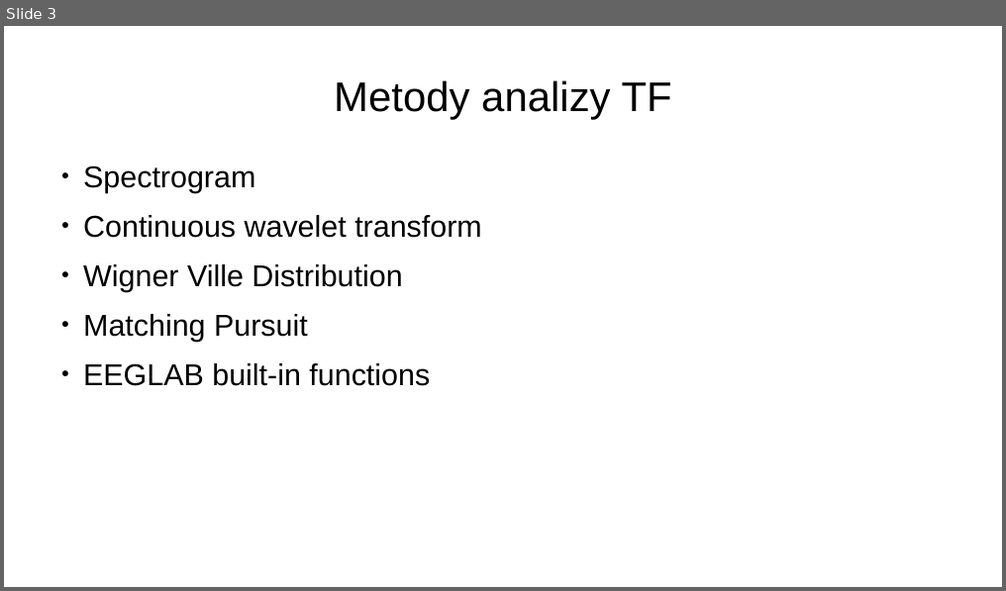
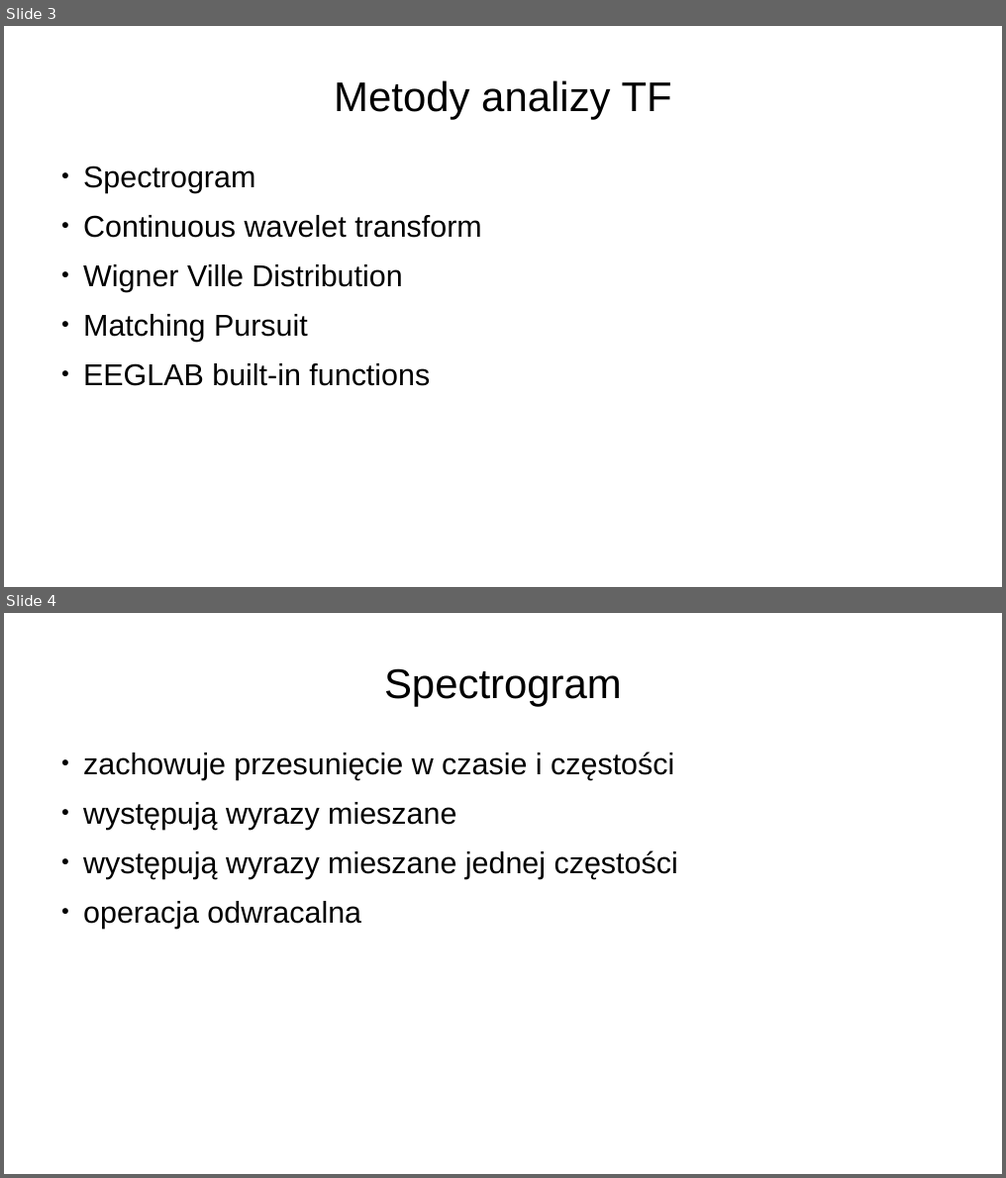
Before and after one commit to karolaug/eeg-laboratory, a slide deck: time-frequency/presentation/slides.odp. Shown one above the other, each under a label of ours: slide 3 before the commit, slides 3 and 4 after it. The pictures are 1006x591 and 1006x1178 pixels, drawn with LibreOffice and Linux fonts; fonts in the diff are those of the drawing. Boxes give left, top, right and bottom in pixels: in the first picture for what was removed or moved away, otherwise in the second. Text is boxed around its words. In the diff, an @@ line names an element or a change of style, - is before the commit and + after.

```diff
--- a/time-frequency/presentation/slides.odp
+++ b/time-frequency/presentation/slides.odp
@@ slide 4 added at <box>4,613,1002,1174</box>, background #FFFFFF @@
@@ title added at <box>384,668,622,707</box>, 47.9 pt, text #000000 @@
+Spectrogram
@@ text added at <box>83,752,678,929</box>, 34.8 pt, text #000000 @@
+● zachowuje przesunięcie w czasie i częstości
+● występują wyrazy mieszane
+● występują wyrazy mieszane jednej częstości
+● operacja odwracalna
```
Also in this commit, not shown: 1 slide changed, 4 other slides added, 4 slides removed, 7 other files.
